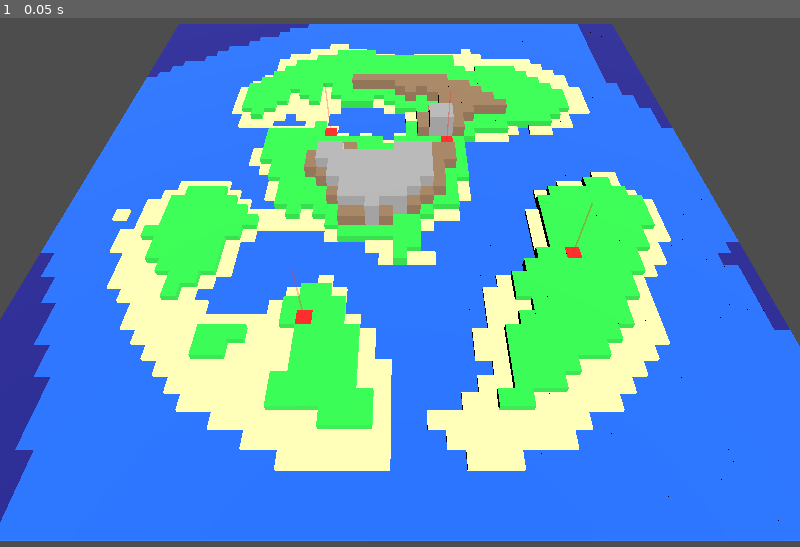
Above: before the commit, frame 1.
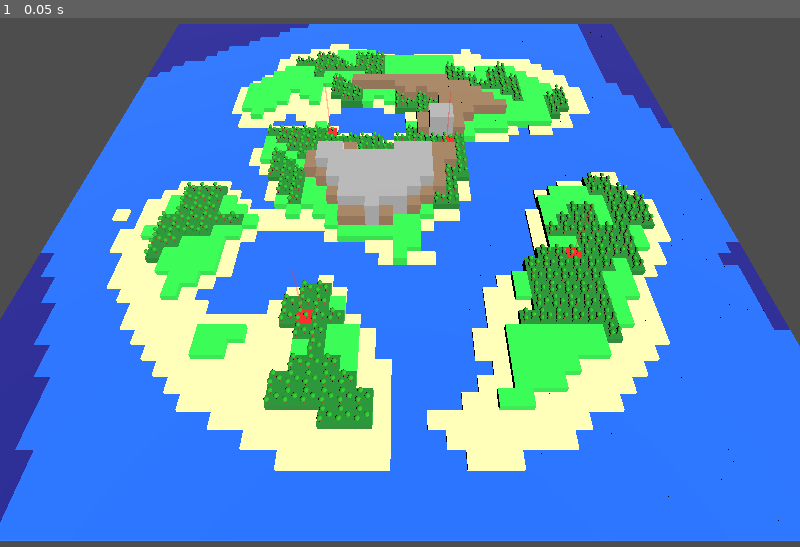
Above: after the commit, the same moment.

Repository: Latheror/VillageWar
Game: Godot game, scene res://main.tscn
The game is run twice, just before and just after one commit, with the same random seed, the same clock (stepped at 60 frames per second) and the same inputs.
Inputs:
- Up to frame 1 (0.05 s): no input

The runs differ from the first frame. In frame 1, 7.7% of the frame differs, in the area x 18-82%, y 6-78%.

Commit message:
Add forests.

Diff:
--- a/constants.gd
+++ b/constants.gd
@@ -37,11 +37,19 @@
 const MIN_VILLAGE_DISTANCE: float = 8.0  # minimum distance between villages in tiles
 const VILLAGE_COLOR: Color = Color(1.0, 0.0, 0.0)  # red for villages
 
+# --- Forests ---
+const FOREST_SEED_CHANCE: float = 0.08  # Chance for a plain tile to start a forest patch
+const FOREST_MIN_SIZE: int = 3     # Minimum tiles per forest patch
+const FOREST_MAX_SIZE: int = 12    # Maximum tiles per forest patch
+const FOREST_HEIGHT: float = 2.0   # Height for forest tiles (same as plains)
+const FOREST_COLOR: Color = Color(0.0, 0.4, 0.1)  # Dark green for forests
+
 enum Biome {
 	DEEP_WATER,
 	WATER,
 	SAND,
 	PLAIN,
+	FOREST,
 	MOUNTAIN,
 	HIGH_MOUNTAIN
 }
--- /dev/null
+++ b/forest_renderer.gd
@@ -0,0 +1,45 @@
+class_name ForestRenderer
+
+const Constants = preload("res://constants.gd")
+
+# -------------------------
+# Draw forest trees
+# -------------------------
+static func draw_forest_trees(parent_node: Node, x: int, y: int, tile_height: float) -> void:
+	var tree_positions = [
+		Vector2(0.3, 0.3),
+		Vector2(0.7, 0.6),
+		Vector2(0.2, 0.8)
+	]
+
+	for tree_pos in tree_positions:
+		# Tree trunk
+		var trunk = MeshInstance3D.new()
+		var trunk_mesh = CylinderMesh.new()
+		trunk_mesh.top_radius = 0.05
+		trunk_mesh.bottom_radius = 0.08
+		trunk_mesh.height = 1.0
+
+		var trunk_material = StandardMaterial3D.new()
+		trunk_material.albedo_color = Color(0.4, 0.2, 0.1)  # brown
+		trunk.material_override = trunk_material
+		trunk.mesh = trunk_mesh
+
+		var base_x = x * Constants.TILE_SIZE + (tree_pos.x - 0.5) * Constants.TILE_SIZE
+		var base_z = y * Constants.TILE_SIZE + (tree_pos.y - 0.5) * Constants.TILE_SIZE
+		trunk.position = Vector3(base_x, tile_height + 0.5, base_z)
+		parent_node.add_child(trunk)
+
+		# Tree foliage
+		var foliage = MeshInstance3D.new()
+		var foliage_mesh = SphereMesh.new()
+		foliage_mesh.radius = 0.3
+		foliage_mesh.height = 0.6
+
+		var foliage_material = StandardMaterial3D.new()
+		foliage_material.albedo_color = Color(0.0, 0.5, 0.0)  # dark green
+		foliage.material_override = foliage_material
+		foliage.mesh = foliage_mesh
+
+		foliage.position = Vector3(base_x, tile_height + 1.0, base_z)
+		parent_node.add_child(foliage)
--- a/main.gd
+++ b/main.gd
@@ -3,6 +3,7 @@
 const Constants = preload("res://constants.gd")
 const MapGenerator = preload("res://map_generator.gd")
 const Tile = preload("res://tile.gd")
+const ForestRenderer = preload("res://forest_renderer.gd")
 
 var tiles: Array = []
 
@@ -18,12 +19,12 @@
 # -------------------------
 func _render_map() -> void:
 	for tile in tiles:
-		_draw_tile(tile.x, tile.y, Constants.TILE_SIZE, tile.color, tile.height, tile.village_id)
+		_draw_tile(tile.x, tile.y, Constants.TILE_SIZE, tile.color, tile.height, tile.biome, tile.village_id)
 
 # -------------------------
 # Draw 3D tile
 # -------------------------
-func _draw_tile(x: int, y: int, tile_size: float, color: Color, height: float, village_id: int = 0) -> void:
+func _draw_tile(x: int, y: int, tile_size: float, color: Color, height: float, biome: int, village_id: int = 0) -> void:
 	var mesh_instance = MeshInstance3D.new()
 	var box_mesh = BoxMesh.new()
 	box_mesh.size = Vector3(tile_size, height, tile_size)
@@ -38,6 +39,10 @@
 
 	mesh_instance.position = Vector3(x * tile_size, height / 2.0, y * tile_size)
 	add_child(mesh_instance)
+
+	# Add trees for forests
+	if biome == Constants.Biome.FOREST:
+		ForestRenderer.draw_forest_trees(self, x, y, height)
 
 	# Add laser for villages
 	if village_id > 0:
--- a/map_generator.gd
+++ b/map_generator.gd
@@ -28,6 +28,10 @@
 		var tile_height = get_tile_height(biome)
 		var tile = Tile.new(raw.x, raw.y, tile_height, biome, color)
 		tiles.append(tile)
+
+	# Third pass: add forests on plain tiles
+	place_forests(tiles)
+
 	return tiles
 
 static func scale_heights(raw_tiles: Array) -> void:
@@ -106,6 +110,8 @@
 			return Color(0.9, 0.8, 0.5)
 		Constants.Biome.PLAIN:
 			return Color(0.1, 0.7, 0.2)
+		Constants.Biome.FOREST:
+			return Constants.FOREST_COLOR
 		Constants.Biome.MOUNTAIN:
 			return Color(0.45, 0.35, 0.25)
 		Constants.Biome.HIGH_MOUNTAIN:
@@ -121,6 +127,8 @@
 			return Constants.SAND_HEIGHT
 		Constants.Biome.PLAIN:
 			return Constants.PLAIN_HEIGHT
+		Constants.Biome.FOREST:
+			return Constants.FOREST_HEIGHT
 		Constants.Biome.MOUNTAIN:
 			return Constants.MOUNTAIN_HEIGHT
 		Constants.Biome.HIGH_MOUNTAIN:
@@ -151,3 +159,67 @@
 				placed_villages.append(random_tile)
 				break
 			attempts += 1
+
+static func place_forests(tiles: Array) -> void:
+	# Get all plain tiles
+	var plain_tiles: Array = []
+	for tile in tiles:
+		if tile.biome == Constants.Biome.PLAIN:
+			plain_tiles.append(tile)
+
+	if plain_tiles.size() == 0:
+		return
+
+	# Create forest patches probabilistically
+	var used_tiles: Array = []
+
+	# Shuffle plain tiles to randomize processing order
+	plain_tiles.shuffle()
+
+	for plain_tile in plain_tiles:
+		# Skip if already used in a forest patch
+		if used_tiles.has(plain_tile):
+			continue
+
+		# Chance to start a forest patch
+		if randf() < Constants.FOREST_SEED_CHANCE:
+			# Determine patch size
+			var patch_size = randi() % (Constants.FOREST_MAX_SIZE - Constants.FOREST_MIN_SIZE + 1) + Constants.FOREST_MIN_SIZE
+
+			# Grow the forest patch
+			var patch_tiles: Array = [plain_tile]
+			used_tiles.append(plain_tile)
+
+			while patch_tiles.size() < patch_size and plain_tiles.size() > 0:
+				# Find neighbors of current patch
+				var neighbors: Array = []
+				for patch_tile in patch_tiles:
+					# Check all 4 adjacent tiles
+					var directions = [
+						Vector2(0, 1), Vector2(0, -1), Vector2(1, 0), Vector2(-1, 0)
+					]
+					for dir in directions:
+						var neighbor_x = patch_tile.x + dir.x
+						var neighbor_y = patch_tile.y + dir.y
+
+						# Find the neighbor tile
+						for tile in plain_tiles:
+							if tile.x == neighbor_x and tile.y == neighbor_y and not used_tiles.has(tile):
+								neighbors.append(tile)
+								break
+
+				if neighbors.size() == 0:
+					break
+
+				# Pick a random neighbor to add
+				var neighbor_index = randi() % neighbors.size()
+				var new_tile = neighbors[neighbor_index]
+
+				patch_tiles.append(new_tile)
+				used_tiles.append(new_tile)
+
+			# Convert patch tiles to forest
+			for tile in patch_tiles:
+				tile.biome = Constants.Biome.FOREST
+				tile.color = Constants.FOREST_COLOR
+				tile.height = Constants.FOREST_HEIGHT
